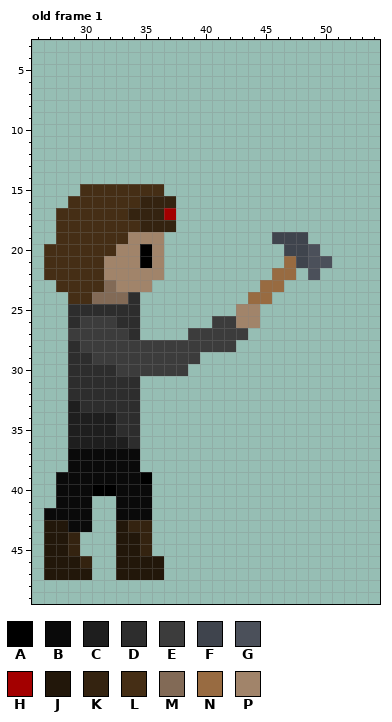
Two versions of one pixel-art file, Assets/Sprites/player/v3/player-v3-hammer-1aseprite.aseprite. The picture above is the old version.
64x64 pixels, 7 frames. Shown: old frame 1: x 26..54, y 3..49. The commit also changed other frames, which this record leaves out.
Visible layers, top first: "Arms", "Weapons", "Head", "Torso", "Legs".
Palette (. is transparent): A #000000  B #0a0a0a  C #1e1e1e  D #2d2d2d  E #3c3c3c  F #3f444d  G #4b505a  H #a30000  J #22170a  K #342310  L #452e15  M #826a56  N #986b41  P #a1846a
Pixels before, old frame 1, first column x 27:
15 ...LLLLLLL..............
16 ..LLLLLLKKK.............
17 .LLLLLLKKKH.............
18 .LLLLLLLKKK.............
19 .LLLLLLPPP.........FFF..
20 LLLLLLPPAP..........FFG.
21 LLLLLPPPAP..........NFGG
22 LLLLLPPPPP.........NN.G.
23 .LLLLMPPP.........NN....
24 ..LLMMMD.........NN.....
25 ..DDDDDD........PP......
26 ..DEEEDD......EEPP......
27 ..EEEEED....EEEEE.......
28 ..DEEEEEEEEEEEEE........
29 ..DDEEEEEEEEE...........
30 ..DDDDEEEEEE............
31 ..DDDDDD................
32 ..DDDDDD................
33 ..CDDDDD................
34 ..CCCCDD................
35 ..CCCCDD................
36 ..CCCCCD................
37 ..BBBBBB................
38 ..BBBBBB................
39 .BBBBBBBA...............
40 .BBBAABBB...............
41 .BBB..BBB...............
42 BBBB..BBB...............
43 JJBB..JKK...............
44 JJK...JJK...............
45 JJK...JJK...............
46 JJJK..JJJJ..............
47 JJJJ..JJJJ..............
After the commit:
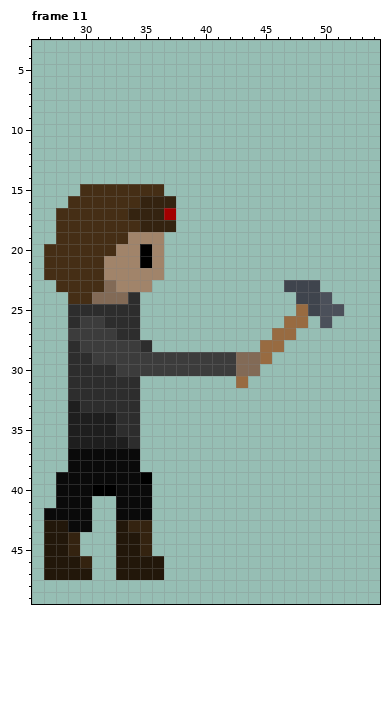
A new or re-ordered frame is compared with the old frame closest to it.
Diff:
frames 7 -> 11
Changed rows in their new state; - is an unchanged pixel.
Frame 11 is new; against old frame 1, layers "Arms", "Weapons":
first column x 32:
19 --------------...---
20 ---------------...--
21 ---------------....-
22 --------------..-.--
23 -------------..FFF--
24 ------------..--FFG-
25 -----------..---NFGG
26 D--------....--NN-G-
27 -D-----.....--NN----
28 ---D.......--NN-----
29 --------EEEMMN------
30 -------EEEEMM-------
31 -----------N--------
Changed places in both pictures, as pixel boxes (x1, y1, x2, y2):
changed: (104, 232, 344, 388)
